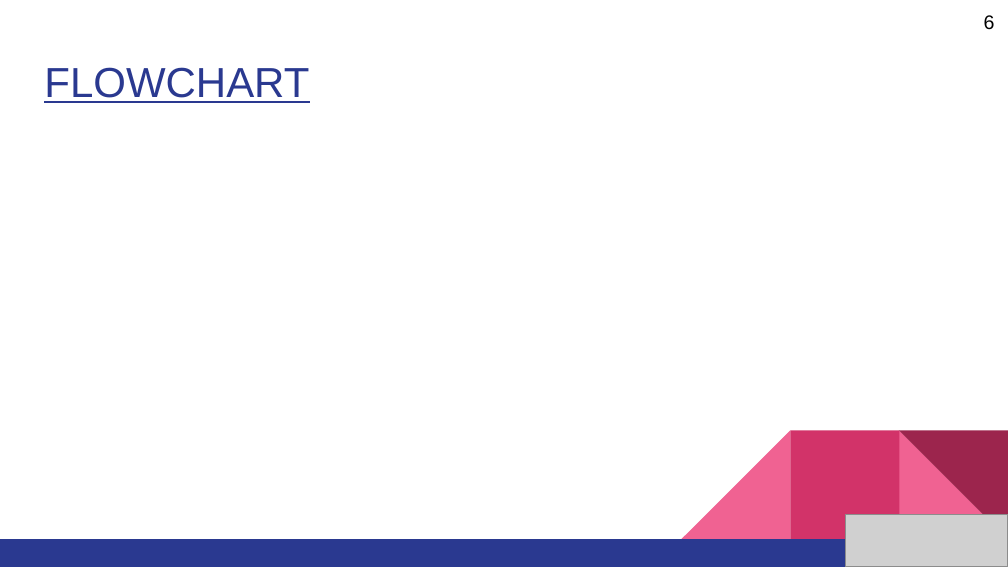
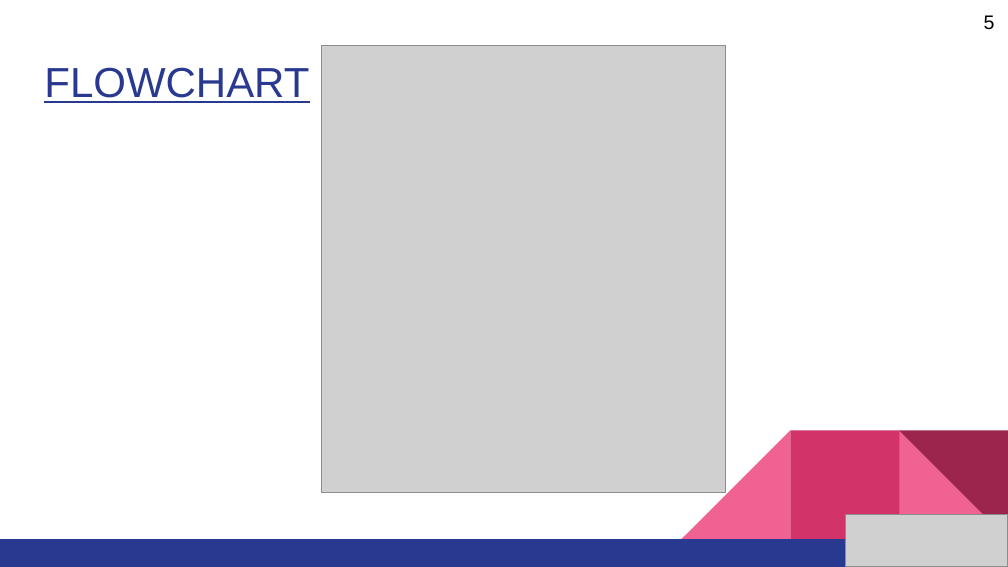
Before and after one commit to Plzzz256/waterfiller_automation, a slide deck: slide 5 of เครื่องกรอกน้ำอัตโนมัติ.pptx. Drawn at 1008x567 pixels with LibreOffice and Linux fonts; fonts in the diff are those of the drawing; grey boxes stand for pictures. Boxes give left, top, right and bottom in pixels: in the first picture for what was removed or moved away, otherwise in the second. Text is boxed around its words. In the diff, an @@ line names an element or a change of style, - is before the commit and + after.

```diff
--- a/เครื่องกรอกน้ำอัตโนมัติ.pptx
+++ b/เครื่องกรอกน้ำอัตโนมัติ.pptx
@@ text at [984, 15, 995, 30]: text changed @@
-6
+5
@@ picture added at [322, 45, 726, 492] @@
```
Also in this commit, not shown: 8 other slides changed, 1 slide added, 1 slide removed.
